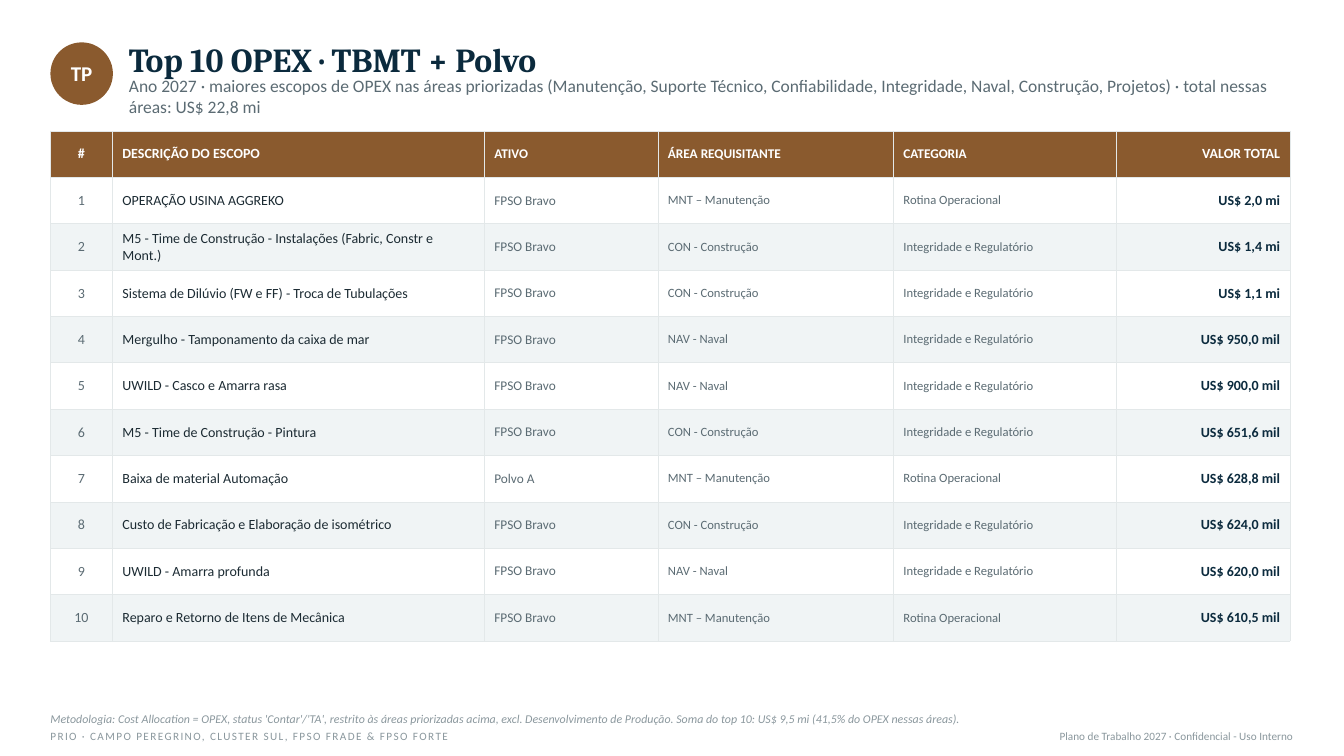
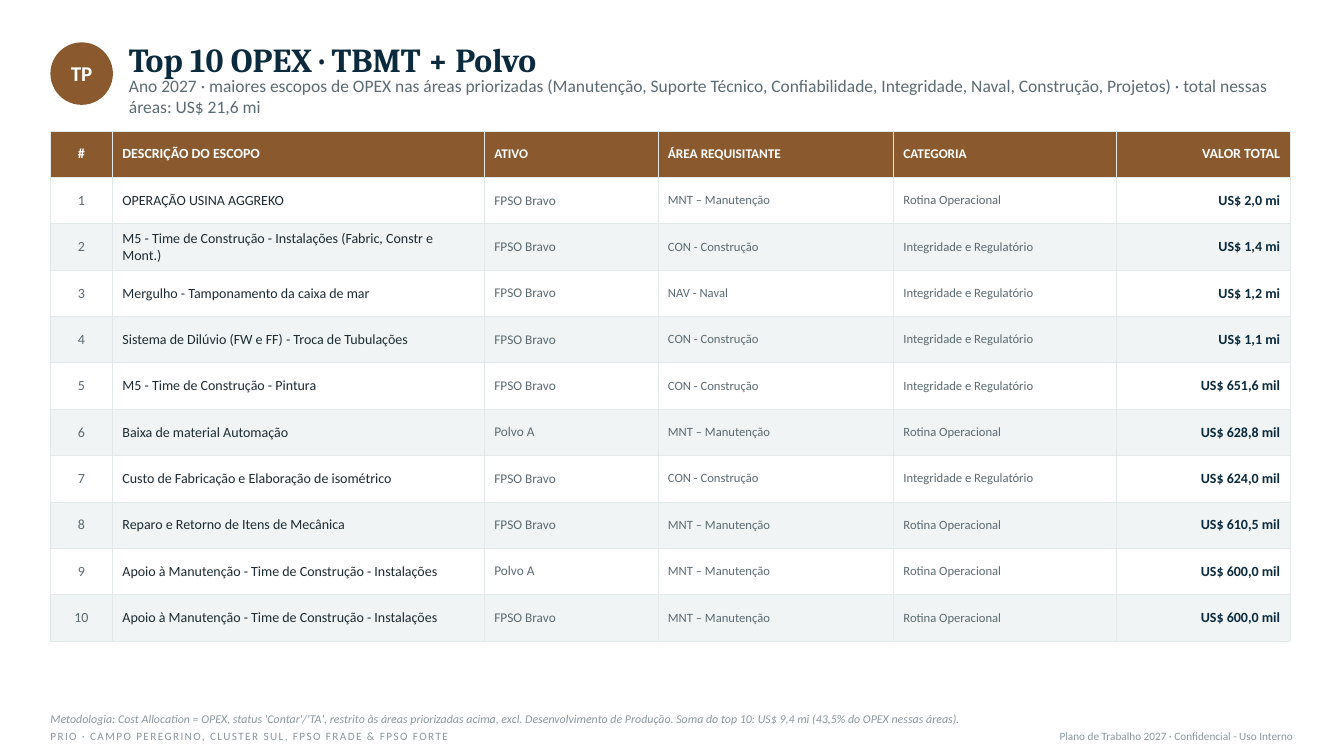
Before and after one commit to LucasRibaas/Planejamento, a slide deck: slide 20 of PRIO_Top_CAPEX_OPEX_Despriorizados_2027.pptx (slide 21 before the commit). Drawn at 1344x756 pixels with LibreOffice and Linux fonts; fonts in the diff are those of the drawing. Boxes give left, top, right and bottom in pixels: in the first picture for what was removed or moved away, otherwise in the second. Text is boxed around its words. In the diff, an @@ line names an element or a change of style, - is before the commit and + after.

```diff
--- a/PRIO_Top_CAPEX_OPEX_Despriorizados_2027.pptx
+++ b/PRIO_Top_CAPEX_OPEX_Despriorizados_2027.pptx
@@ text at bbox=[129, 78, 1267, 115]: text changed @@
-Ano 2027 · maiores escopos de OPEX nas áreas priorizadas (Manutenção, Suporte Técnico, Confiabilidade, Integridade, Naval, Construção, Projetos) · total nessas áreas: US$ 22,8 mi
+Ano 2027 · maiores escopos de OPEX nas áreas priorizadas (Manutenção, Suporte Técnico, Confiabilidade, Integridade, Naval, Construção, Projetos) · total nessas áreas: US$ 21,6 mi
@@ table at bbox=[50, 131, 1290, 629] @@
-row 4: 3 | Sistema de Dilúvio (FW e FF) - Troca de Tubulações | FPSO Bravo | CON - Construção | Integridade e Regulatório | US$ 1,1 mi
+row 4: 3 | Mergulho - Tamponamento da caixa de mar | FPSO Bravo | NAV - Naval | Integridade e Regulatório | US$ 1,2 mi
-row 5: 4 | Mergulho - Tamponamento da caixa de mar | FPSO Bravo | NAV - Naval | Integridade e Regulatório | US$ 950,0 mil
+row 5: 4 | Sistema de Dilúvio (FW e FF) - Troca de Tubulações | FPSO Bravo | CON - Construção | Integridade e Regulatório | US$ 1,1 mi
-row 6: 5 | UWILD - Casco e Amarra rasa | FPSO Bravo | NAV - Naval | Integridade e Regulatório | US$ 900,0 mil
+row 6: 5 | M5 - Time de Construção - Pintura | FPSO Bravo | CON - Construção | Integridade e Regulatório | US$ 651,6 mil
-row 7: 6 | M5 - Time de Construção - Pintura | FPSO Bravo | CON - Construção | Integridade e Regulatório | US$ 651,6 mil
+row 7: 6 | Baixa de material Automação | Polvo A | MNT – Manutenção | Rotina Operacional | US$ 628,8 mil
-row 8: 7 | Baixa de material Automação | Polvo A | MNT – Manutenção | Rotina Operacional | US$ 628,8 mil
+row 8: 7 | Custo de Fabricação e Elaboração de isométrico | FPSO Bravo | CON - Construção | Integridade e Regulatório | US$ 624,0 mil
-row 9: 8 | Custo de Fabricação e Elaboração de isométrico | FPSO Bravo | CON - Construção | Integridade e Regulatório | US$ 624,0 mil
+row 9: 8 | Reparo e Retorno de Itens de Mecânica | FPSO Bravo | MNT – Manutenção | Rotina Operacional | US$ 610,5 mil
-row 10: 9 | UWILD - Amarra profunda | FPSO Bravo | NAV - Naval | Integridade e Regulatório | US$ 620,0 mil
+row 10: 9 | Apoio à Manutenção - Time de Construção - Instalações | Polvo A | MNT – Manutenção | Rotina Operacional | US$ 600,0 mil
-row 11, column 2: Reparo e Retorno de Itens de Mecânica
+row 11, column 2: Apoio à Manutenção - Time de Construção - Instalações
-row 11, column 6: US$ 610,5 mil
+row 11, column 6: US$ 600,0 mil
@@ text at bbox=[50, 714, 959, 725]: text changed @@
-Metodologia: Cost Allocation = OPEX, status 'Contar'/'TA', restrito às áreas priorizadas acima, excl. Desenvolvimento de Produção. Soma do top 10: US$ 9,5 mi (41,5% do OPEX nessas áreas).
+Metodologia: Cost Allocation = OPEX, status 'Contar'/'TA', restrito às áreas priorizadas acima, excl. Desenvolvimento de Produção. Soma do top 10: US$ 9,4 mi (43,5% do OPEX nessas áreas).
```
Also in this commit, not shown: 31 other slides changed.
